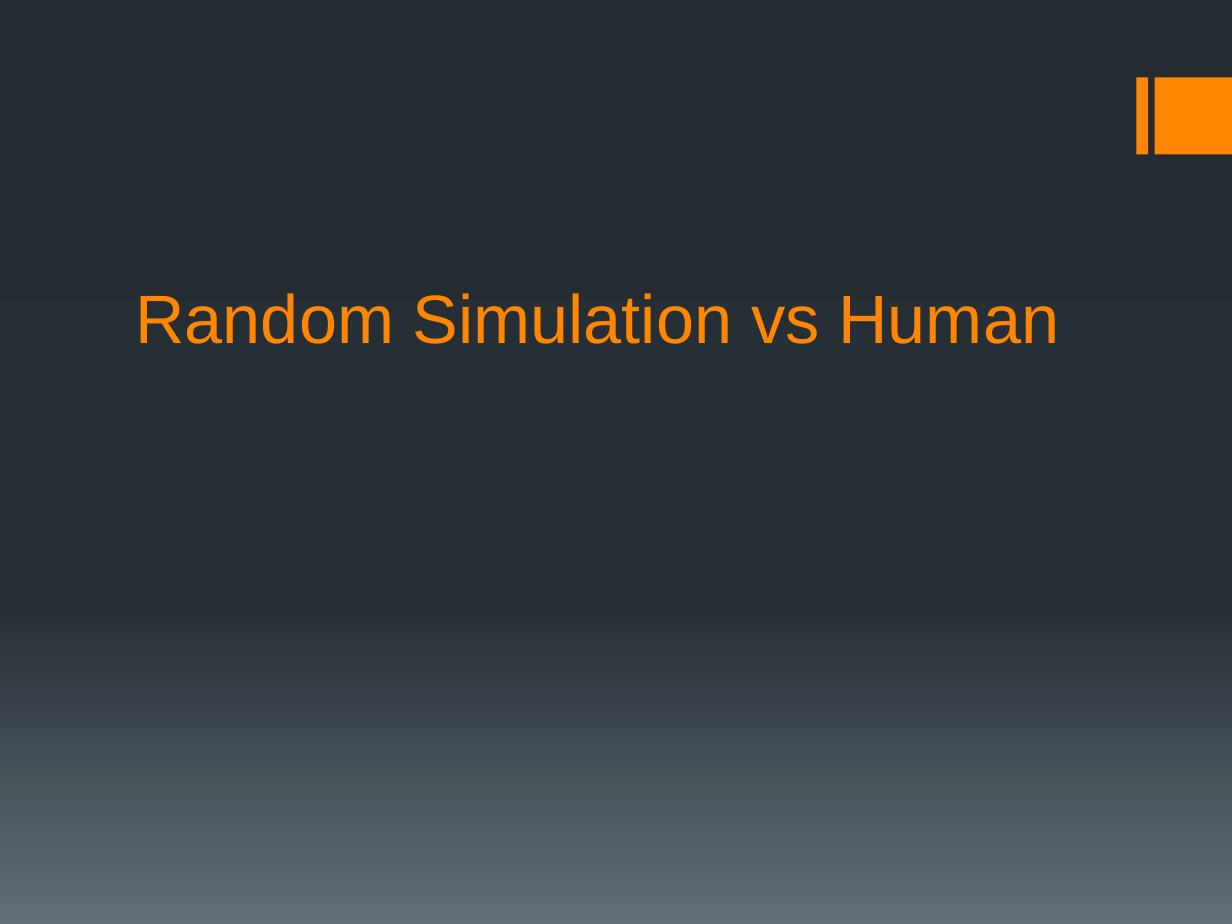
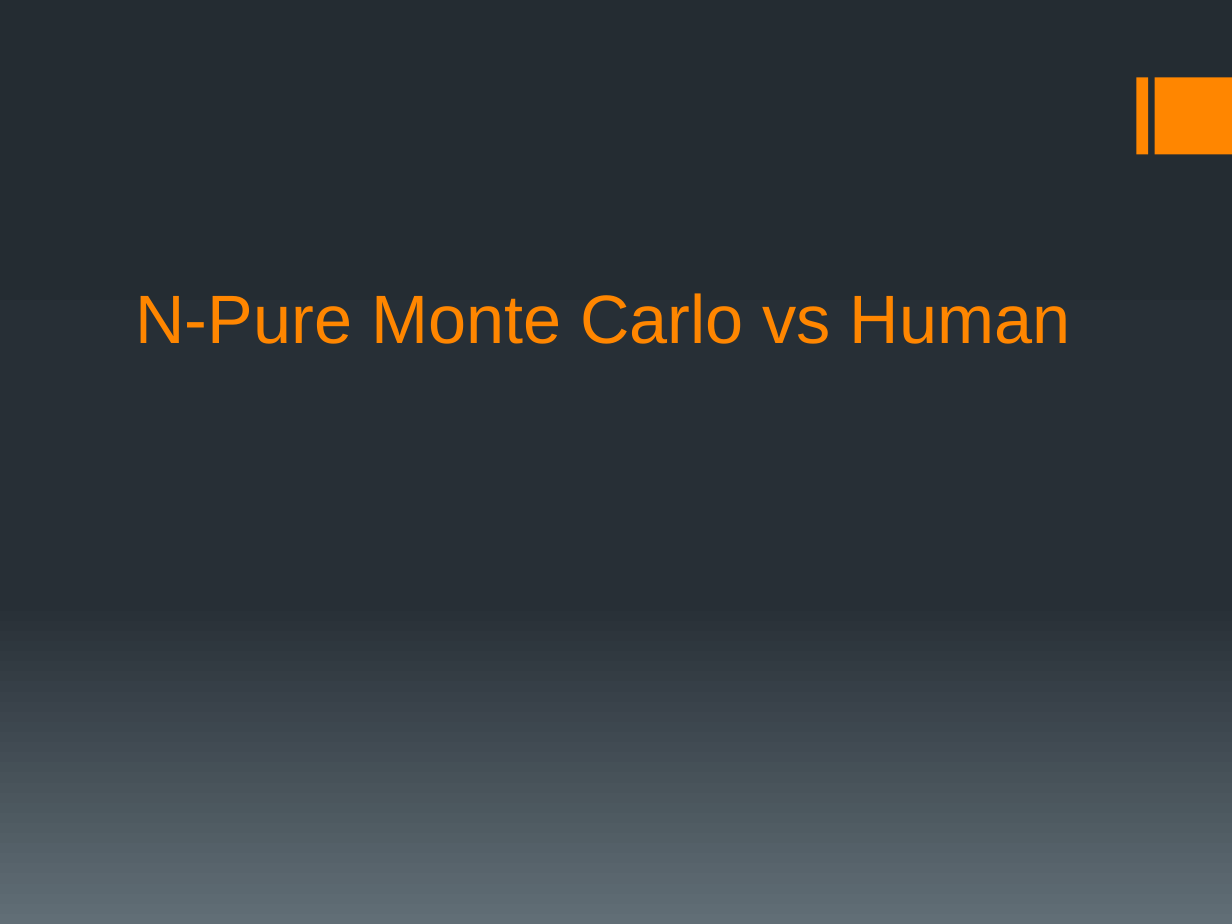
Before and after one commit to lsd53/AI_Practicum, a slide deck: slide 8 of project_ppt_lsd53_jdr289.pptx. Drawn at 1232x924 pixels with LibreOffice and Linux fonts; fonts in the diff are those of the drawing. Boxes give left, top, right and bottom in pixels: in the first picture for what was removed or moved away, otherwise in the second. Text is boxed around its words. In the diff, an @@ line names an element or a change of style, - is before the commit and + after.

```diff
--- a/project_ppt_lsd53_jdr289.pptx
+++ b/project_ppt_lsd53_jdr289.pptx
@@ title at bbox=[136, 293, 1070, 344]: text changed @@
-Random Simulation vs Human
+N-Pure Monte Carlo vs Human
```
Also in this commit, not shown: 6 other slides changed.
